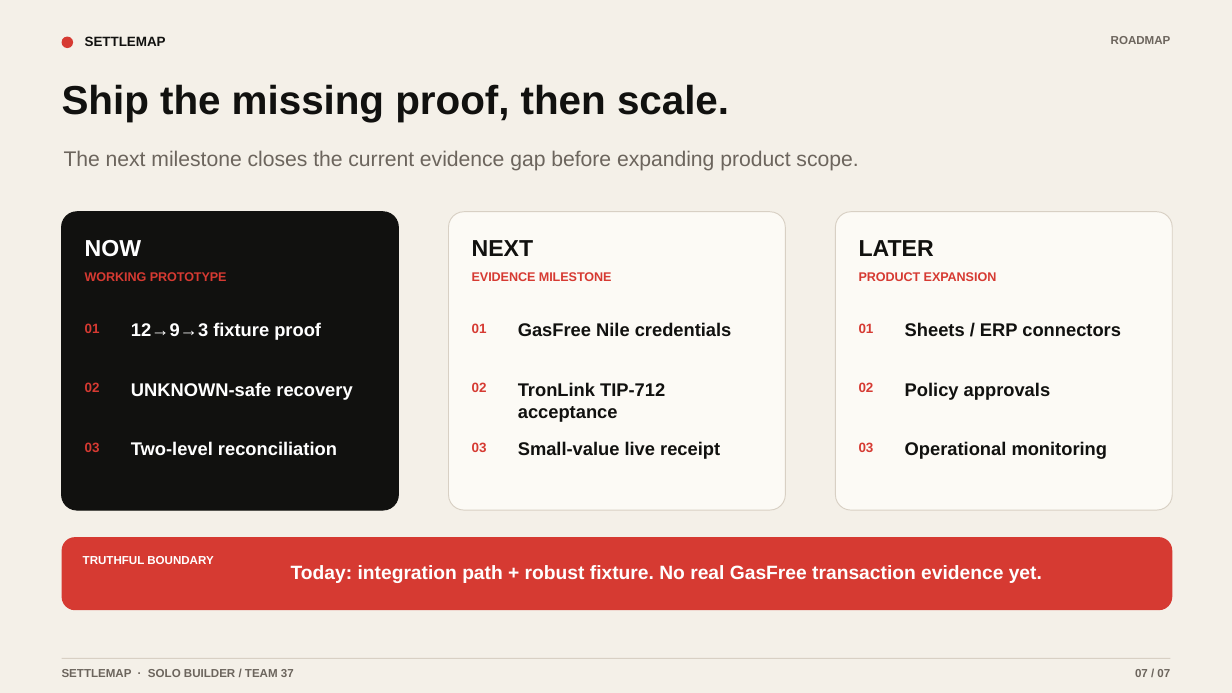
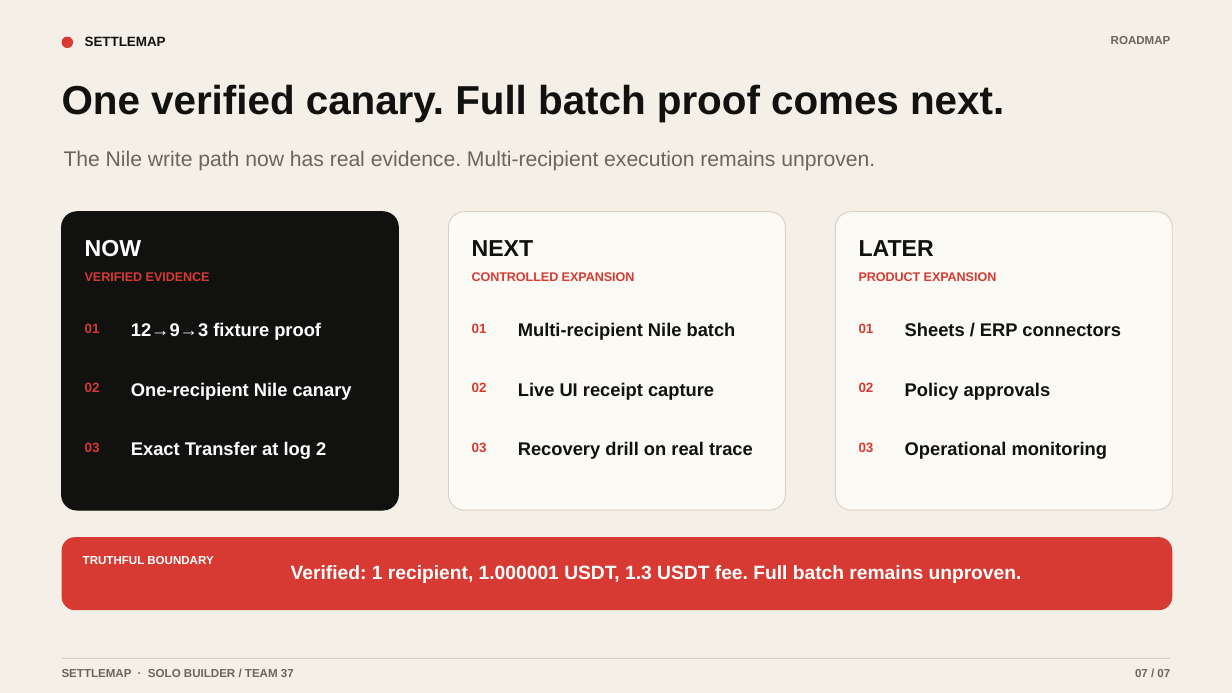
Before and after one commit to Jimmycoding0301/gwdc-2026-settlemap, a slide deck: slide 7 of docs/submission/pitch-deck.pptx. Drawn at 1232x693 pixels with LibreOffice and Linux fonts; fonts in the diff are those of the drawing. Boxes give left, top, right and bottom in pixels: in the first picture for what was removed or moved away, otherwise in the second. Text is boxed around its words. In the diff, an @@ line names an element or a change of style, - is before the commit and + after.

Commit message:
Add verified GasFree Nile canary evidence

```diff
--- a/docs/submission/pitch-deck.pptx
+++ b/docs/submission/pitch-deck.pptx
@@ text at box(62, 84, 1004, 122): text changed @@
-Ship the missing proof, then scale.
+One verified canary. Full batch proof comes next.
@@ text at box(64, 150, 875, 171): text changed @@
-The next milestone closes the current evidence gap before expanding product scope.
+The Nile write path now has real evidence. Multi-recipient execution remains unproven.
@@ text at box(85, 272, 210, 281): text changed @@
-WORKING PROTOTYPE
+VERIFIED EVIDENCE
@@ text at box(472, 272, 635, 281): text changed @@
-EVIDENCE MILESTONE
+CONTROLLED EXPANSION
@@ text at box(518, 322, 736, 340): text changed @@
-GasFree Nile credentials
+Multi-recipient Nile batch
@@ text at box(131, 382, 352, 399): text changed @@
-UNKNOWN-safe recovery
+One-recipient Nile canary
@@ text at box(518, 382, 714, 399): text changed @@
-TronLink TIP-712 acceptance
+Live UI receipt capture
@@ text at box(131, 441, 326, 459): text changed @@
-Two-level reconciliation
+Exact Transfer at log 2
@@ text at box(518, 441, 753, 459): text changed @@
-Small-value live receipt
+Recovery drill on real trace
@@ text at box(291, 565, 1022, 583): text changed @@
-Today: integration path + robust fixture. No real GasFree transaction evidence yet.
+Verified: 1 recipient, 1.000001 USDT, 1.3 USDT fee. Full batch remains unproven.
```
Also in this commit, not shown: 2 other slides changed, 11 other files.
